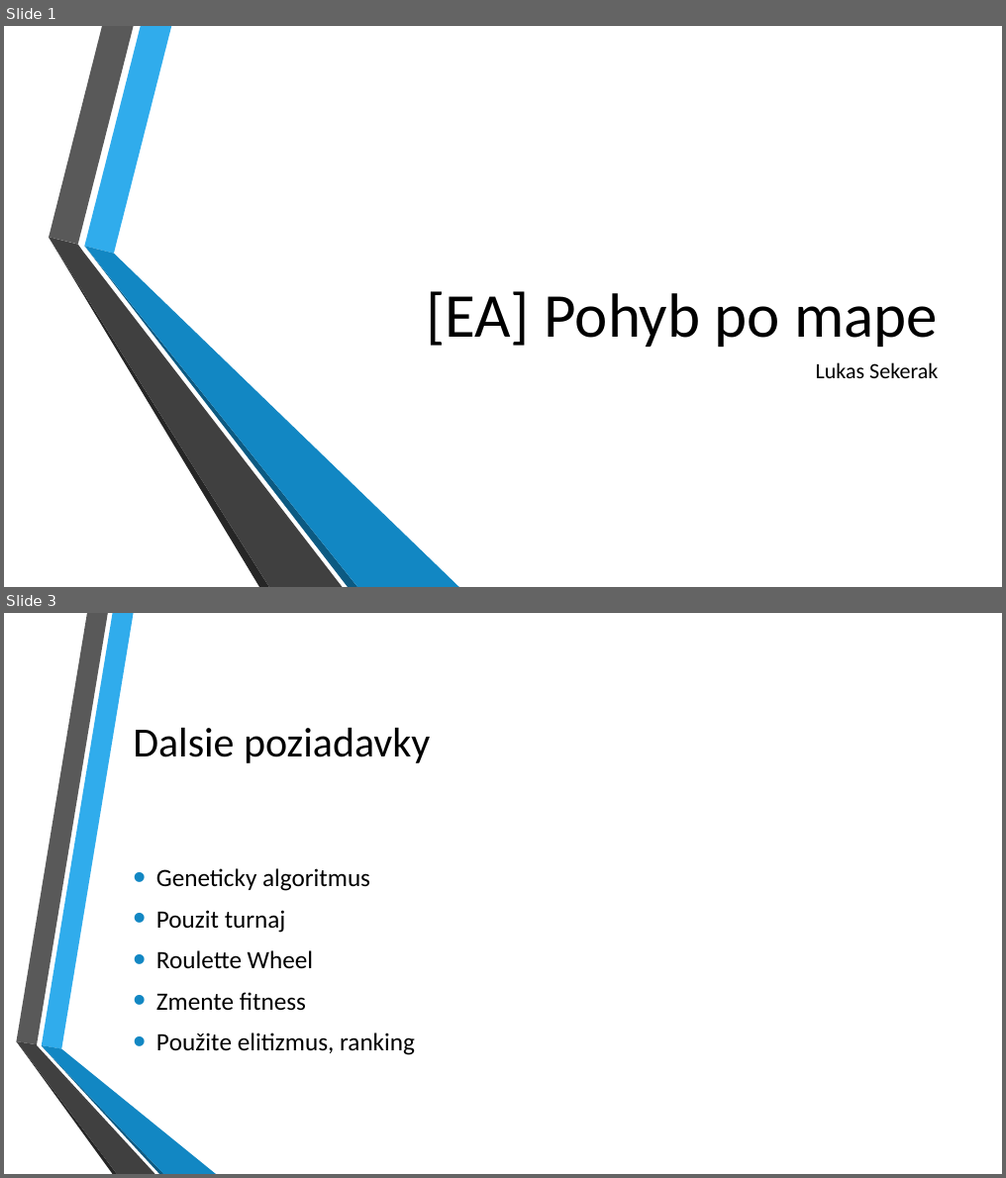
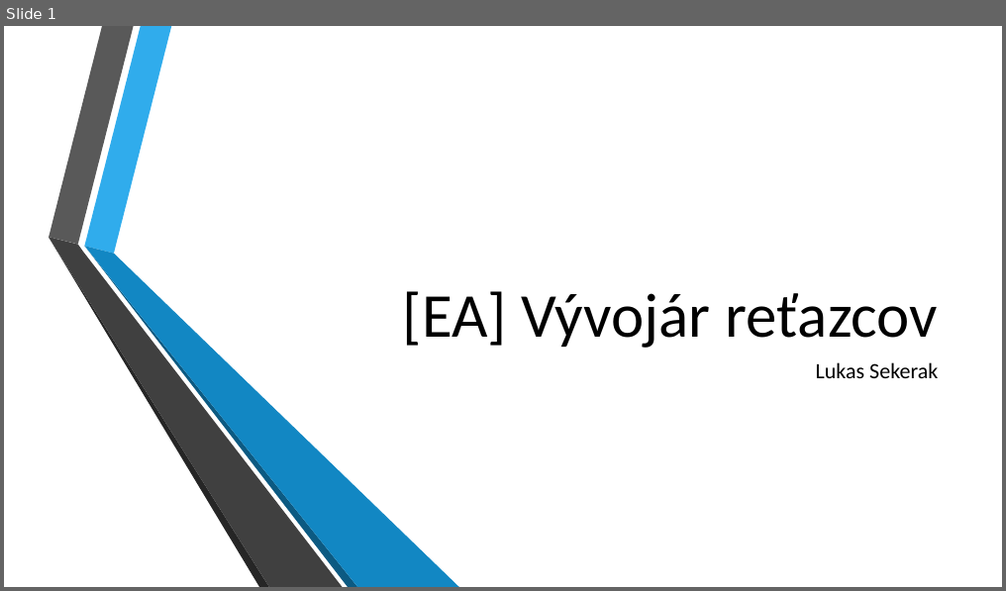
Before and after one commit to sekys/fiit-evo.turnaj, a slide deck: prezentacia.pptx. Shown one above the other, each under a label of ours: slides 1 and 3 before the commit, slide 1 after it; the slides between them are not shown. The pictures are 1006x1178 and 1006x591 pixels, drawn with LibreOffice and Linux fonts; fonts in the diff are those of the drawing; background and template pictures are left out. Boxes give left, top, right and bottom in pixels: in the first picture for what was removed or moved away, otherwise in the second. Text is boxed around its words. In the diff, an @@ line names an element or a change of style, - is before the commit and + after.

Commit message:
Zachyteny vyvoj fitness v cez grafy.

```diff
--- a/prezentacia.pptx
+++ b/prezentacia.pptx
@@ slide 3 removed at bbox=[4, 613, 1002, 1174], background picture (left out) @@
@@ title removed at bbox=[133, 728, 430, 763] @@
-Dalsie poziadavky
@@ text removed at bbox=[156, 868, 415, 1056] @@
-• Geneticky algoritmus
-• Pouzit turnaj
-• Roulette Wheel
-• Zmente fitness
-• Použite elitizmus, ranking
@@ group removed at bbox=[16, 613, 216, 1174]: 6 freeform shapes @@
@@ slide 1 changed as well @@
@@ title at bbox=[403, 291, 938, 348]: text changed @@
-[EA] Pohyb po mape
+[EA] Vývojár reťazcov
```
Also in this commit, not shown: 1 other slide changed, 4 slides added, 2 other slides removed, 9 other files.
